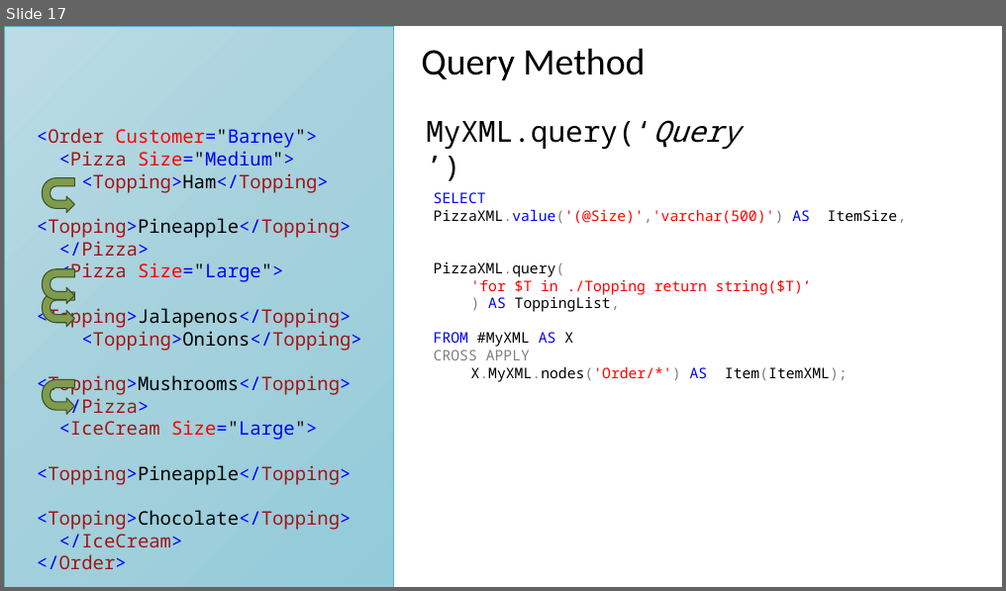
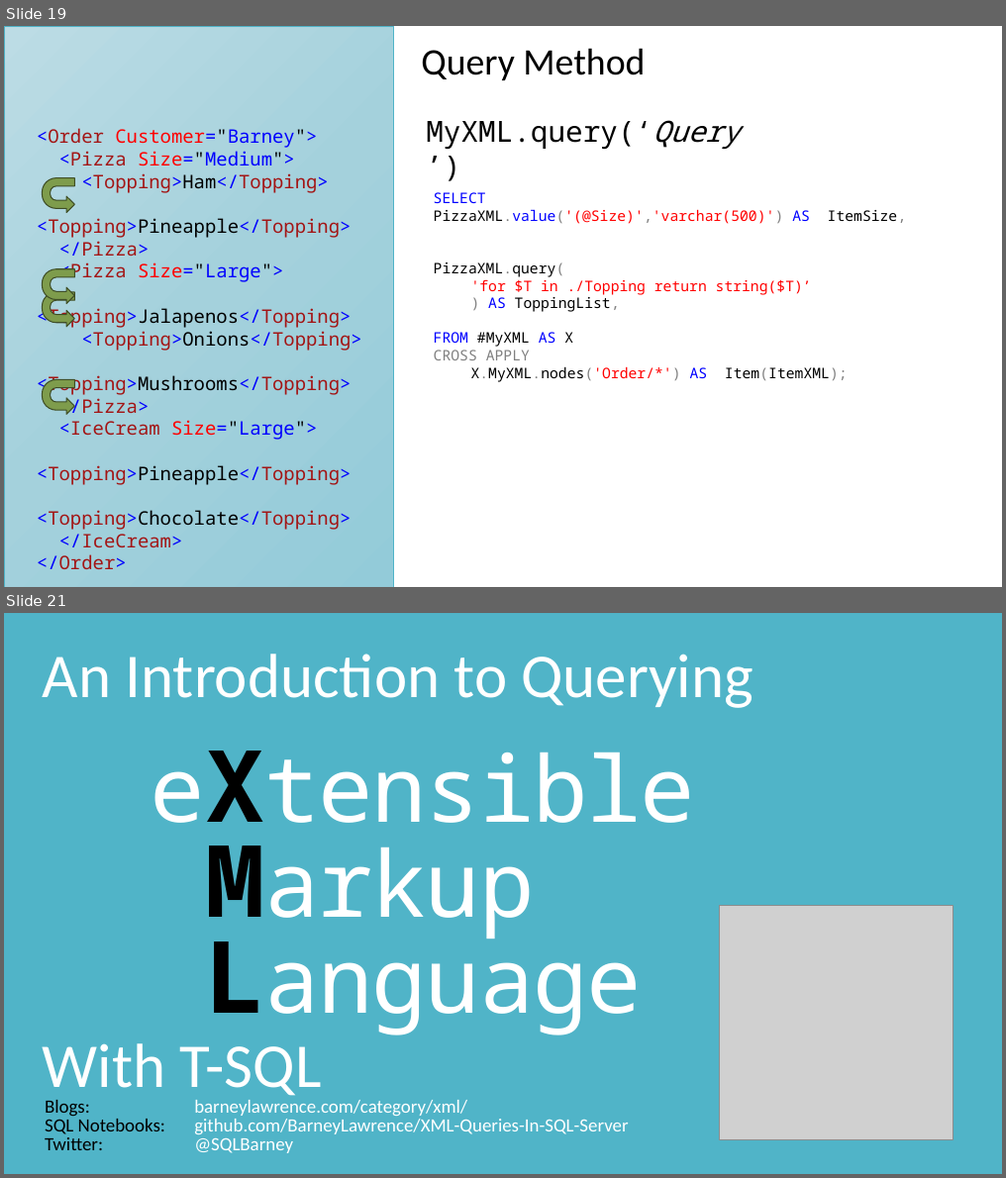
Before and after one commit to BarneyLawrence/XML-Queries-In-SQL-Server, a slide deck: Lightning Talk - An Introduction to Querying XML With T-SQL.pptx. Shown one above the other, each under a label of ours: slide 17 before the commit, slides 19 and 21 after it; the slides between them are not shown. The pictures are 1006x591 and 1006x1178 pixels, drawn with LibreOffice and Linux fonts; fonts in the diff are those of the drawing; grey boxes stand for pictures. Boxes give left, top, right and bottom in pixels: in the first picture for what was removed or moved away, otherwise in the second. Text is boxed around its words. In the diff, an @@ line names an element or a change of style, - is before the commit and + after.

```diff
--- a/Lightning Talk - An Introduction to Querying XML With T-SQL.pptx
+++ b/Lightning Talk - An Introduction to Querying XML With T-SQL.pptx
@@ slide 21 added at [4, 613, 1002, 1174], background #50B4C8 @@
@@ text added at [43, 654, 753, 708], 60 pt, text #FFFFFF @@
+An Introduction to Querying
@@ title added at [143, 761, 1002, 1037], 88 pt, text #FFFFFF @@
+eXtensible
+Markup
+Language
@@ picture added at [720, 906, 953, 1140] @@
@@ subtitle added at [43, 1044, 322, 1102], 60 pt, text #FFFFFF @@
+With T-SQL
@@ text added at [45, 1116, 628, 1135], 18 pt, text #FFFFFF @@
+SQL Notebooks: github.com/BarneyLawrence/XML-Queries-In-SQL-Server
@@ text added at [45, 1100, 467, 1117], 18 pt, text #FFFFFF @@
+Blogs: barneylawrence.com/category/xml/
@@ text added at [45, 1138, 293, 1154], 18 pt, text #FFFFFF @@
+Twitter: @SQLBarney
@@ what was slide 17 is now slide 19 @@
```
Also in this commit, not shown: 4 slides changed, 2 other slides added.
